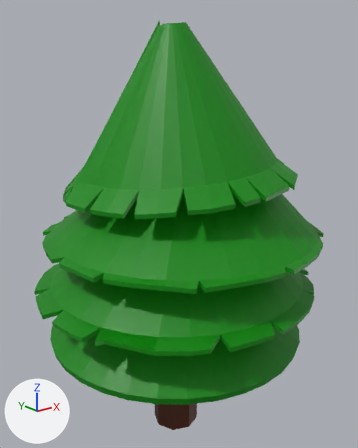
What one commit did to the FBX model Content/Artwork/FBX/PineTree/pinetree5.fbx.
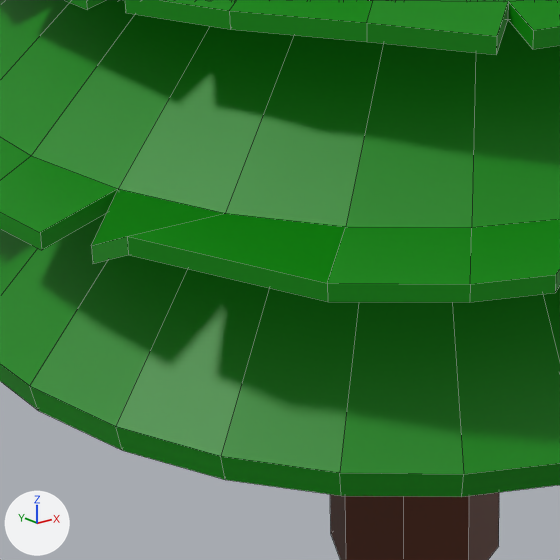
Each version is shown whole from a 50 mm camera at (-4.34, -5.52, 4.57) aimed at (0.15, 0.1, 2.32), then close up on the part from 20% to 59% of the width and 63% to 94% of the height. The lights are fixed; the arrows at lower left show +X, +Y and +Z. The close-ups show mesh edges as thin lines. Where no turn or scale is listed for an object, it has been applied to the vertices.

The older version as bpy lines, for what is in view:
```python
me_cylinder_002 = bpy.data.meshes.new('Cylinder.002')
me_cylinder_002.from_pydata(...)  # 960 vertices, 948 faces; spans x -2.09..2.31, y -2.08..2.15, z -1.0..5.17
# faces by material slot: [882, 66]
me_cylinder_002.materials.append(mat_material_001)  # green #028800
me_cylinder_002.materials.append(mat_material_002)  # brown #522107
ob_cylinder = bpy.data.objects.new('Cylinder', me_cylinder_002)
ob_cylinder.location = (0.0, 0.0, 0.0)
```
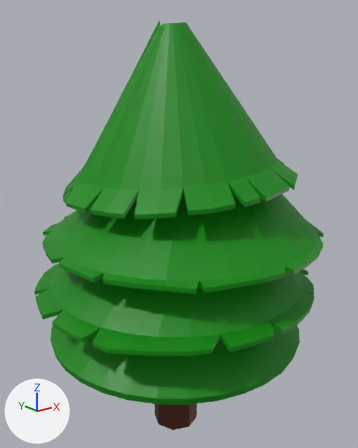
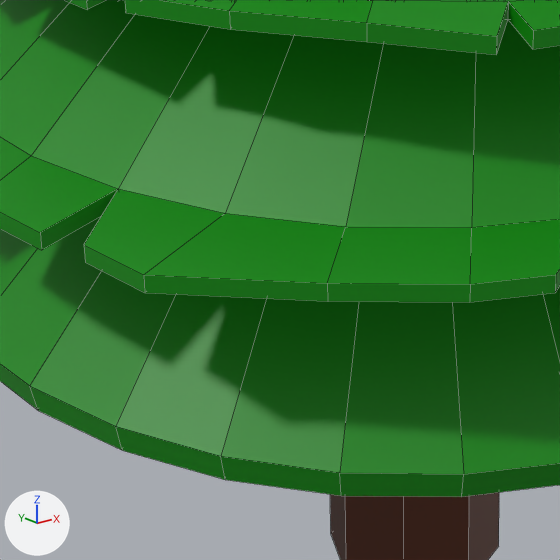
Commit message: adjust second layer pine tree leaves variation - WIP

Boxes (x1, y1, x2, y2) around the edits, measured in the close-ups (560 x 560 px; the box of a moved part takes in the faces that stretch with it):
part 1 of me_cylinder_002, moved or reshaped: before (91, 189, 346, 302); after (84, 189, 346, 301)

The change in detail:
me_cylinder_002 has 960 vertices, 948 faces and spans x -2.09..2.31, y -2.08..2.15, z -1.0..5.17.
me_cylinder_002 is used by ob_cylinder; location (0.0, 0.0, 0.0).
Part 1, on me_cylinder_002:
Vertex 122 of me_cylinder_002 moves from (-1.88, -0.85, 1.49) at pixel (91, 245) to (-1.88, -0.81, 1.48) at pixel (83, 244).
Vertex 123 of me_cylinder_002 moves from (-1.88, -1.07, 1.62) at pixel (127, 236) to (-1.85, -1.1, 1.5) at pixel (143, 274).
Vertex 602 of me_cylinder_002 moves from (-1.88, -0.85, 1.43) at pixel (92, 263) to (-1.88, -0.81, 1.42) at pixel (85, 262).
Vertex 603 of me_cylinder_002 moves from (-1.88, -1.07, 1.57) at pixel (128, 254) to (-1.85, -1.1, 1.44) at pixel (144, 292).
